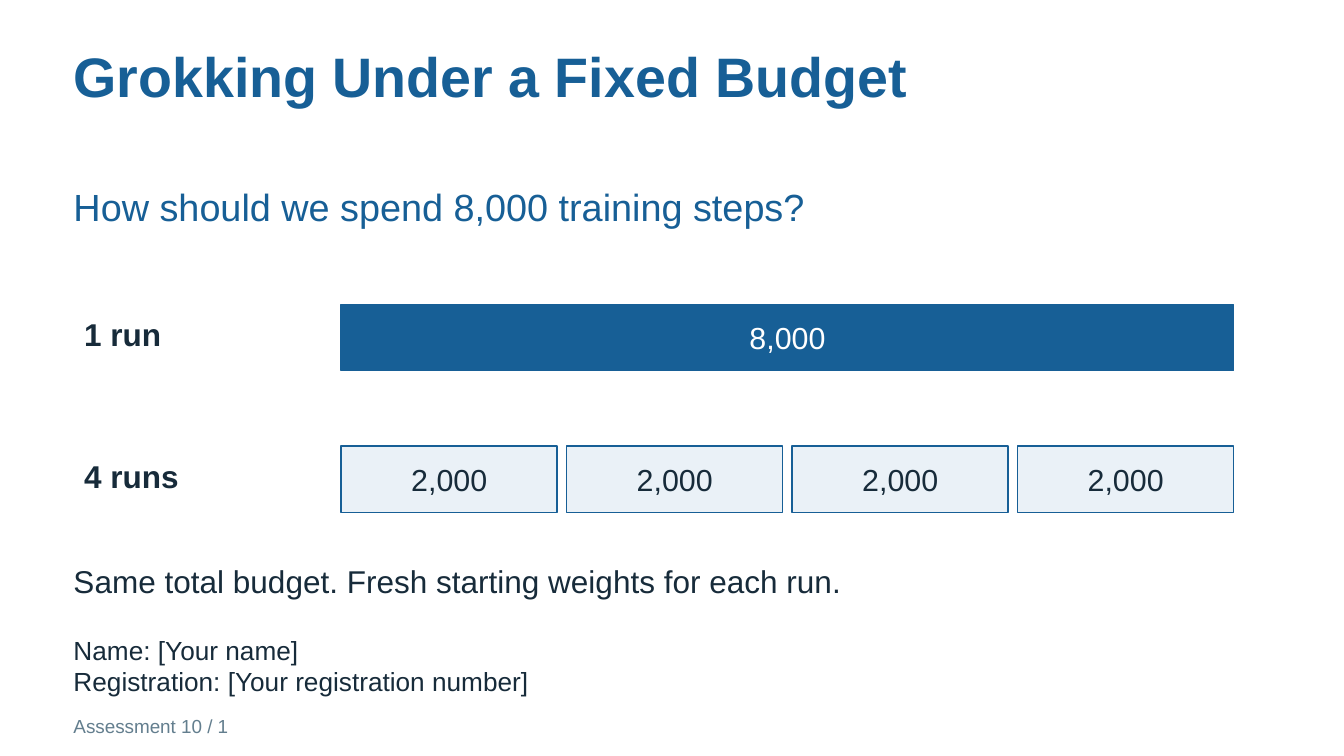
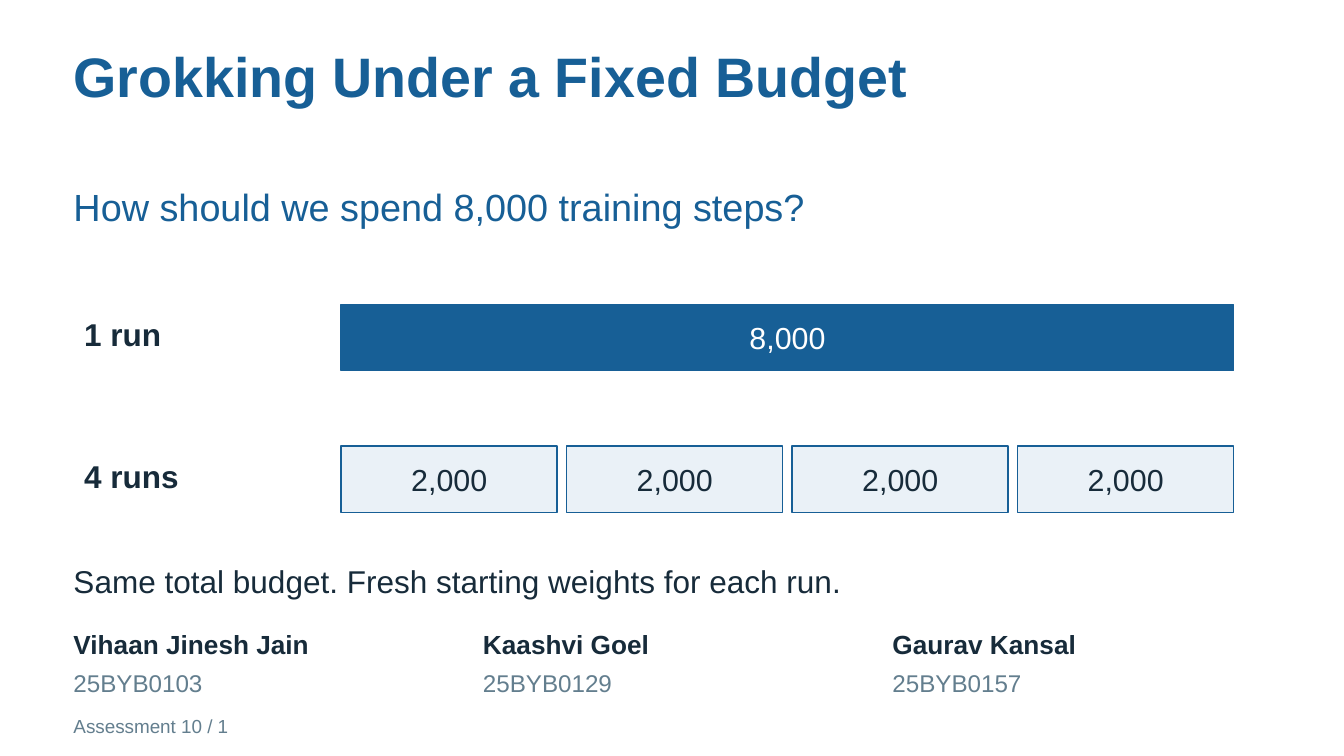
Before and after one commit to Radical11/grokking-fixed-budget-study, a slide deck: slide 1 of output/assessments_visual/Assessment10_Visual.pptx. Drawn at 1344x756 pixels with LibreOffice and Linux fonts; fonts in the diff are those of the drawing. Boxes give left, top, right and bottom in pixels: in the first picture for what was removed or moved away, otherwise in the second. Text is boxed around its words. In the diff, an @@ line names an element or a change of style, - is before the commit and + after.

Commit message:
Add team names and registrations to final report and presentation

```diff
--- a/output/assessments_visual/Assessment10_Visual.pptx
+++ b/output/assessments_visual/Assessment10_Visual.pptx
@@ text removed at bbox=[73, 641, 528, 697] @@
-Name: [Your name]
-Registration: [Your registration number]
@@ text added at bbox=[73, 635, 308, 655], 18.8 pt, text #172B3A, bold @@
+Vihaan Jinesh Jain
@@ text added at bbox=[483, 635, 649, 655], 18.8 pt, text #172B3A, bold @@
+Kaashvi Goel
@@ text added at bbox=[892, 635, 1076, 655], 18.8 pt, text #172B3A, bold @@
+Gaurav Kansal
@@ text added at bbox=[73, 675, 202, 692], 17.2 pt, text #637E8E @@
+25BYB0103
@@ text added at bbox=[483, 675, 612, 692], 17.2 pt, text #637E8E @@
+25BYB0129
@@ text added at bbox=[892, 675, 1021, 692], 17.2 pt, text #637E8E @@
+25BYB0157
```
Also in this commit, not shown: 1 other slide changed, 19 other files.
